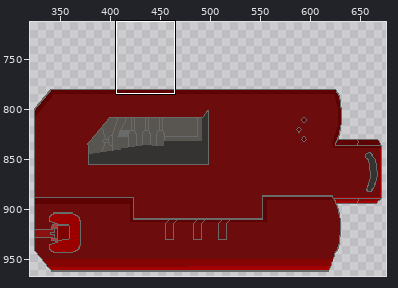
Pixel-art file -- Assets/room/front_part_down.aseprite. Above, an overview of the earlier version with the close-up marked.
Close-up. First the earlier version:
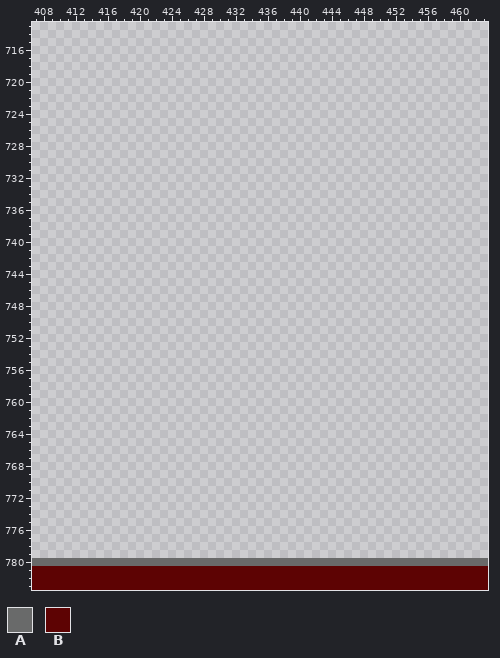
1000x1000 pixels, 1 frame. Shown: x 407..463, y 713..783. The wide view leaves out empty margins. The commit also changed other parts of the picture, which this record leaves out.
Palette (. is transparent): A #696a6a  B #5d0303
Pixels before (only the part around the change), first column x 407:
717 .........................................................
718 .........................................................
719 .........................................................
720 .........................................................
721 .........................................................
722 .........................................................
723 .........................................................
724 .........................................................
725 .........................................................
726 .........................................................
727 .........................................................
728 .........................................................
729 .........................................................
730 .........................................................
731 .........................................................
732 .........................................................
733 .........................................................
734 .........................................................
735 .........................................................
736 .........................................................
737 .........................................................
738 .........................................................
739 .........................................................
740 .........................................................
741 .........................................................
742 .........................................................
743 .........................................................
744 .........................................................
745 .........................................................
746 .........................................................
747 .........................................................
748 .........................................................
749 .........................................................
750 .........................................................
751 .........................................................
752 .........................................................
753 .........................................................
754 .........................................................
755 .........................................................
756 .........................................................
757 .........................................................
758 .........................................................
759 .........................................................
760 .........................................................
761 .........................................................
762 .........................................................
763 .........................................................
764 .........................................................
765 .........................................................
766 .........................................................
767 .........................................................
768 .........................................................
769 .........................................................
770 .........................................................
771 .........................................................
772 .........................................................
773 .........................................................
774 .........................................................
775 .........................................................
776 .........................................................
777 .........................................................
778 .........................................................
779 .........................................................
780 AAAAAAAAAAAAAAAAAAAAAAAAAAAAAAAAAAAAAAAAAAAAAAAAAAAAAAAAA
781 BBBBBBBBBBBBBBBBBBBBBBBBBBBBBBBBBBBBBBBBBBBBBBBBBBBBBBBBB
782 BBBBBBBBBBBBBBBBBBBBBBBBBBBBBBBBBBBBBBBBBBBBBBBBBBBBBBBBB
783 BBBBBBBBBBBBBBBBBBBBBBBBBBBBBBBBBBBBBBBBBBBBBBBBBBBBBBBBB
The same view after the edit:
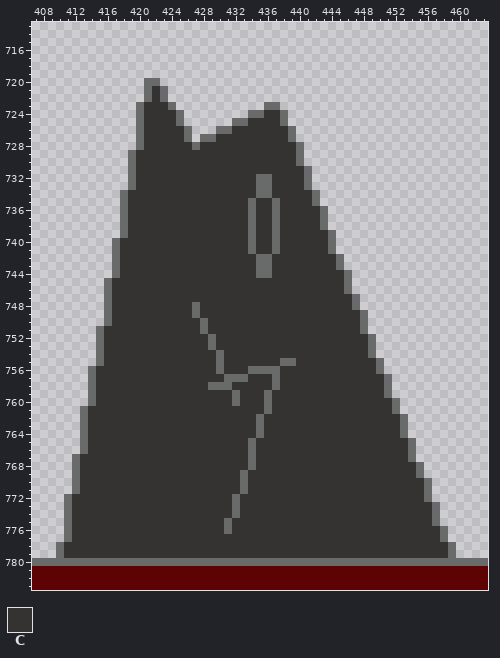
Colours new in this view: C #343331
What changed:
Changed rows in their new state; - is an unchanged pixel.
first column x 410:
720 -----------AA-------------------------------------
721 -----------ACA------------------------------------
722 -----------ACA------------------------------------
723 ----------ACCCA-----------AA----------------------
724 ----------ACCCCA--------AACCA---------------------
725 ----------ACCCCA------AACCCCA---------------------
726 ----------ACCCCCA---AACCCCCCCA--------------------
727 ----------ACCCCCA-AACCCCCCCCCA--------------------
728 ----------ACCCCCCACCCCCCCCCCCCA-------------------
729 ---------ACCCCCCCCCCCCCCCCCCCCA-------------------
730 ---------ACCCCCCCCCCCCCCCCCCCCA-------------------
731 ---------ACCCCCCCCCCCCCCCCCCCCCA------------------
732 ---------ACCCCCCCCCCCCCCCAACCCCA------------------
733 ---------ACCCCCCCCCCCCCCCAACCCCA------------------
734 --------ACCCCCCCCCCCCCCCCAACCCCCA-----------------
735 --------ACCCCCCCCCCCCCCCACCACCCCA-----------------
736 --------ACCCCCCCCCCCCCCCACCACCCCCA----------------
737 --------ACCCCCCCCCCCCCCCACCACCCCCA----------------
738 --------ACCCCCCCCCCCCCCCACCACCCCCA----------------
739 --------ACCCCCCCCCCCCCCCACCACCCCCCA---------------
740 -------ACCCCCCCCCCCCCCCCACCACCCCCCA---------------
741 -------ACCCCCCCCCCCCCCCCACCACCCCCCA---------------
742 -------ACCCCCCCCCCCCCCCCCAACCCCCCCCA--------------
743 -------ACCCCCCCCCCCCCCCCCAACCCCCCCCA--------------
744 -------ACCCCCCCCCCCCCCCCCAACCCCCCCCCA-------------
745 ------ACCCCCCCCCCCCCCCCCCCCCCCCCCCCCA-------------
746 ------ACCCCCCCCCCCCCCCCCCCCCCCCCCCCCA-------------
747 ------ACCCCCCCCCCCCCCCCCCCCCCCCCCCCCCA------------
748 ------ACCCCCCCCCCACCCCCCCCCCCCCCCCCCCA------------
749 ------ACCCCCCCCCCACCCCCCCCCCCCCCCCCCCCA-----------
750 ------ACCCCCCCCCCCACCCCCCCCCCCCCCCCCCCA-----------
751 -----ACCCCCCCCCCCCACCCCCCCCCCCCCCCCCCCA-----------
752 -----ACCCCCCCCCCCCCACCCCCCCCCCCCCCCCCCCA----------
753 -----ACCCCCCCCCCCCCACCCCCCCCCCCCCCCCCCCA----------
754 -----ACCCCCCCCCCCCCCACCCCCCCCCCCCCCCCCCA----------
755 -----ACCCCCCCCCCCCCCACCCCCCCAACCCCCCCCCCA---------
756 ----ACCCCCCCCCCCCCCCACCCAAAACCCCCCCCCCCCA---------
757 ----ACCCCCCCCCCCCCCCCAAACCCACCCCCCCCCCCCCA--------
758 ----ACCCCCCCCCCCCCCAAACCCCCACCCCCCCCCCCCCA--------
759 ----ACCCCCCCCCCCCCCCCCACCCACCCCCCCCCCCCCCA--------
760 ----ACCCCCCCCCCCCCCCCCACCCACCCCCCCCCCCCCCCA-------
761 ---ACCCCCCCCCCCCCCCCCCCCCCACCCCCCCCCCCCCCCA-------
762 ---ACCCCCCCCCCCCCCCCCCCCCACCCCCCCCCCCCCCCCCA------
763 ---ACCCCCCCCCCCCCCCCCCCCCACCCCCCCCCCCCCCCCCA------
764 ---ACCCCCCCCCCCCCCCCCCCCCACCCCCCCCCCCCCCCCCA------
765 ---ACCCCCCCCCCCCCCCCCCCCACCCCCCCCCCCCCCCCCCCA-----
766 ---ACCCCCCCCCCCCCCCCCCCCACCCCCCCCCCCCCCCCCCCA-----
767 --ACCCCCCCCCCCCCCCCCCCCCACCCCCCCCCCCCCCCCCCCA-----
768 --ACCCCCCCCCCCCCCCCCCCCCACCCCCCCCCCCCCCCCCCCCA----
769 --ACCCCCCCCCCCCCCCCCCCCACCCCCCCCCCCCCCCCCCCCCA----
770 --ACCCCCCCCCCCCCCCCCCCCACCCCCCCCCCCCCCCCCCCCCCA---
771 --ACCCCCCCCCCCCCCCCCCCCACCCCCCCCCCCCCCCCCCCCCCA---
772 -ACCCCCCCCCCCCCCCCCCCCACCCCCCCCCCCCCCCCCCCCCCCA---
773 -ACCCCCCCCCCCCCCCCCCCCACCCCCCCCCCCCCCCCCCCCCCCCA--
774 -ACCCCCCCCCCCCCCCCCCCCACCCCCCCCCCCCCCCCCCCCCCCCA--
775 -ACCCCCCCCCCCCCCCCCCCACCCCCCCCCCCCCCCCCCCCCCCCCA--
776 -ACCCCCCCCCCCCCCCCCCCACCCCCCCCCCCCCCCCCCCCCCCCCCA-
777 -ACCCCCCCCCCCCCCCCCCCCCCCCCCCCCCCCCCCCCCCCCCCCCCA-
778 ACCCCCCCCCCCCCCCCCCCCCCCCCCCCCCCCCCCCCCCCCCCCCCCCA
779 ACCCCCCCCCCCCCCCCCCCCCCCCCCCCCCCCCCCCCCCCCCCCCCCCA
Changed places in both close-ups, as pixel boxes (x1, y1, x2, y2):
added: (56, 78, 456, 558)
